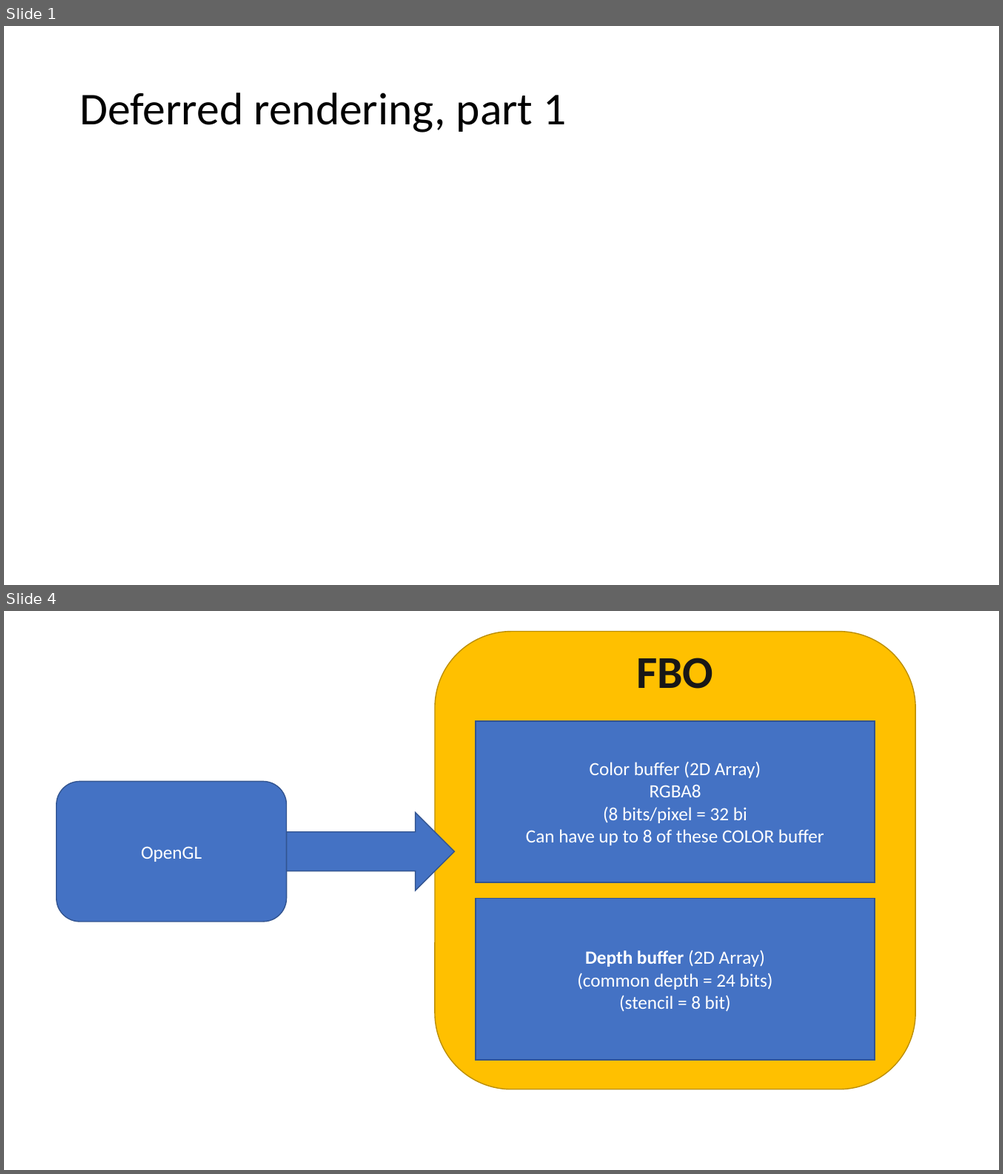
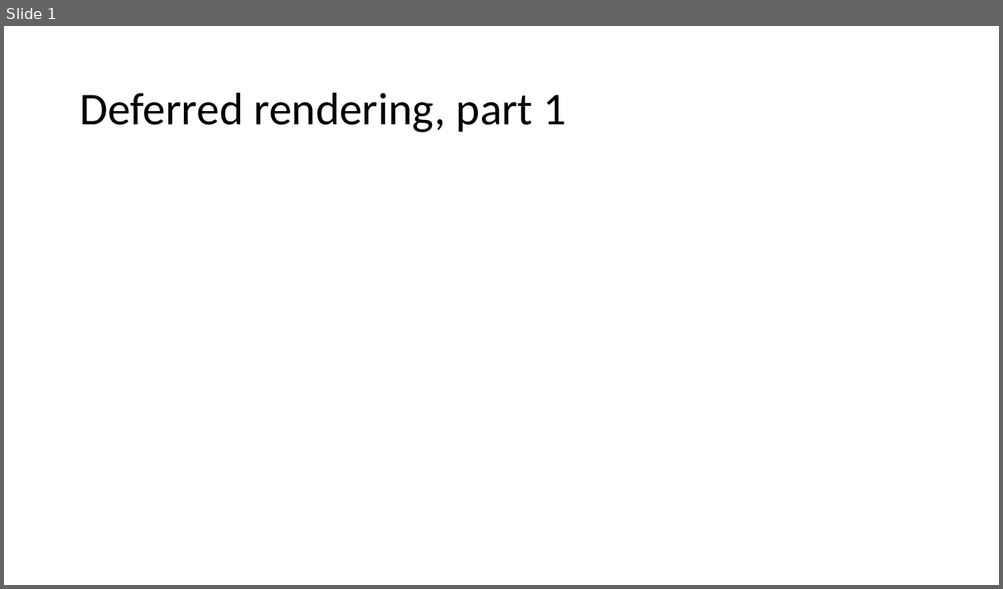
Before and after one commit to FeeneyCodes/GDP202324, a slide deck: 6020_Graph_2/D2D/Week_05 (2nd pass)/2nd pass effects.pptx. Shown one above the other, each under a label of ours: slides 1 and 4 before the commit, slide 1 after it; the slides between them are not shown. The pictures are 1003x1174 and 1003x589 pixels, drawn with LibreOffice and Linux fonts; fonts in the diff are those of the drawing. Boxes give left, top, right and bottom in pixels: in the first picture for what was removed or moved away, otherwise in the second. Text is boxed around its words. In the diff, an @@ line names an element or a change of style, - is before the commit and + after.

```diff
--- a/6020_Graph_2/D2D/Week_05 (2nd pass)/2nd pass effects.pptx
+++ b/6020_Graph_2/D2D/Week_05 (2nd pass)/2nd pass effects.pptx
@@ slide 4 removed at [4,611,999,1170], background #FFFFFF @@
@@ rounded rectangle removed at [435,631,915,1089] @@
-FBO
@@ rectangle removed at [475,721,875,883] @@
-Color buffer (2D Array)
-RGBA8
-(8 bits/pixel = 32 bi
-Can have up to 8 of these COLOR buffer
@@ rounded rectangle removed at [57,782,286,922] @@
-OpenGL
@@ right arrow removed at [287,812,455,891] @@
@@ rectangle removed at [475,899,875,1061] @@
-Depth buffer (2D Array)
-(common depth = 24 bits)
-(stencil = 8 bit)
```
Also in this commit, not shown: 5 slides added, 2 other slides removed, 4 other files.
